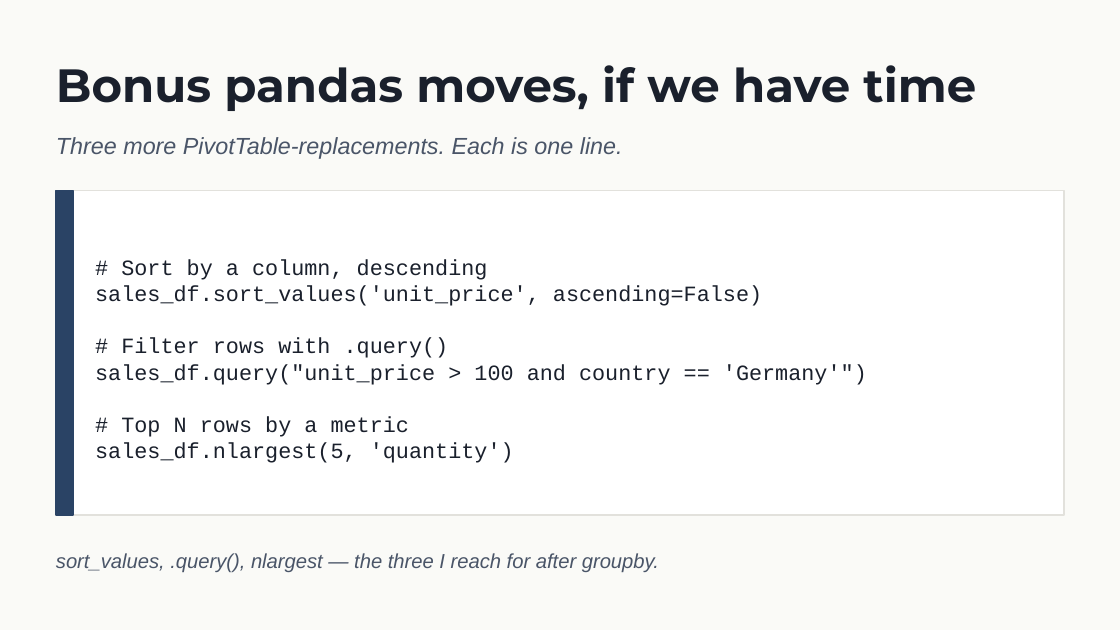
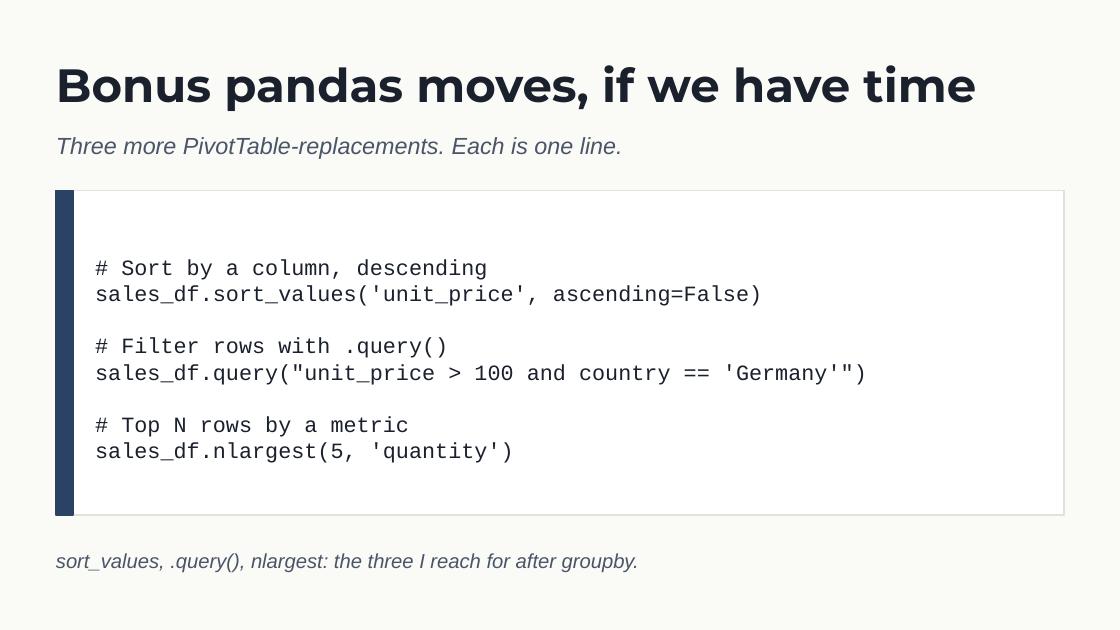
Before and after one commit to stringfestdata/python-in-excel-your-first-hour, a slide deck: slide 18 of python-in-excel-first-hour-deck.pptx. Drawn at 1120x630 pixels with LibreOffice and Linux fonts; fonts in the diff are those of the drawing. Boxes give left, top, right and bottom in pixels: in the first picture for what was removed or moved away, otherwise in the second. Text is boxed around its words. In the diff, an @@ line names an element or a change of style, - is before the commit and + after.

```diff
--- a/python-in-excel-first-hour-deck.pptx
+++ b/python-in-excel-first-hour-deck.pptx
@@ text at (56,553,639,572): text changed @@
-sort_values, .query(), nlargest — the three I reach for after groupby.
+sort_values, .query(), nlargest: the three I reach for after groupby.
```
Also in this commit, not shown: 14 other slides changed, 2 other files.
